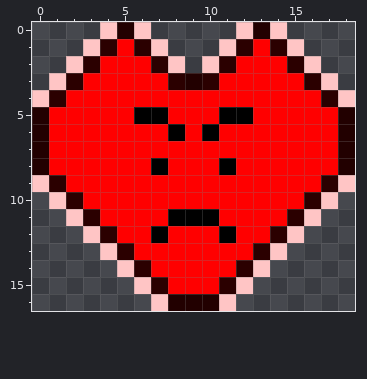
A pixel-art sprite gets an edit: images/Heart.png. Above is the file before it was changed.
The file is 19x17 pixels.
The same view after the edit:
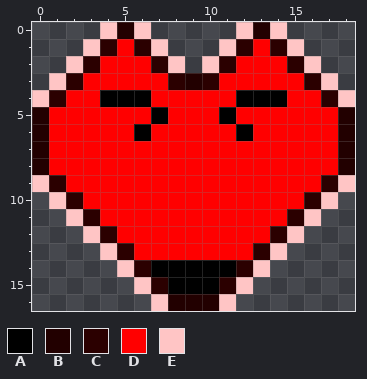
Palette (. is transparent): A #000000  B #220000  C #2b0000  D #ff0000  E #ffc5c5
From old to new:
The author changed colour D to colour A in row 4 at x 4 to 6 and 12 to 14; in row 6 at x 6 and 12; in row 14 at x 7 to 11; in row 15 at x 8 to 10.
The author changed colour A to colour D in row 5 at x 6 and 12; in row 6 at x 8 and 10; in row 8 at x 7 and 11; in row 11 at x 8 to 10; in row 12 at x 7 and 11.
Boxes around the changes in both pictures, in picture pixels (x1, y1, x2, y2):
changed: (100, 90, 287, 294)
